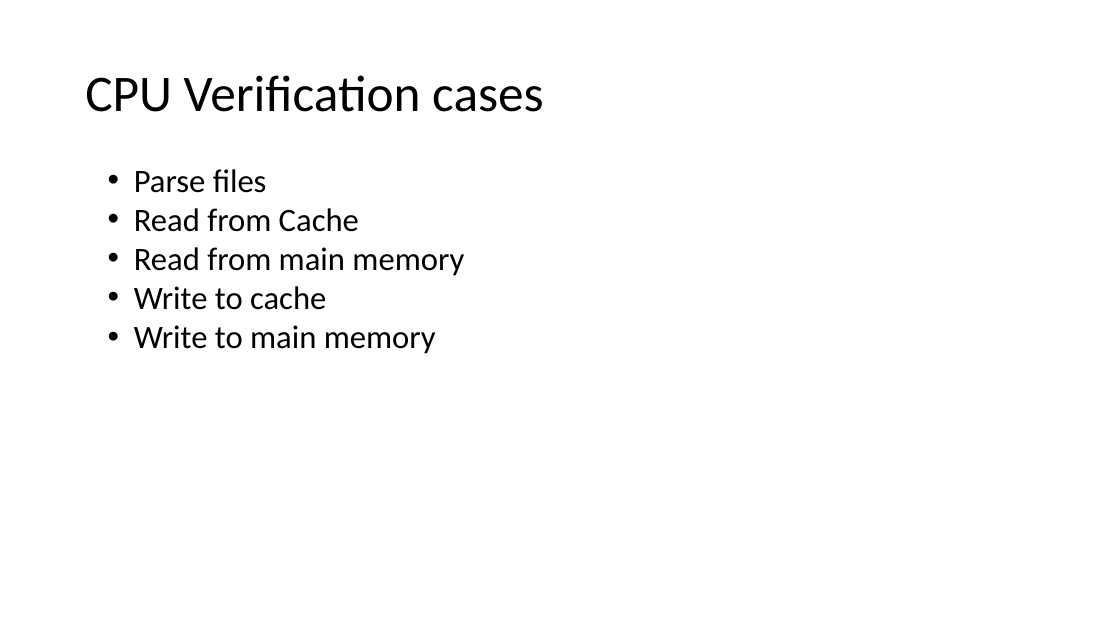
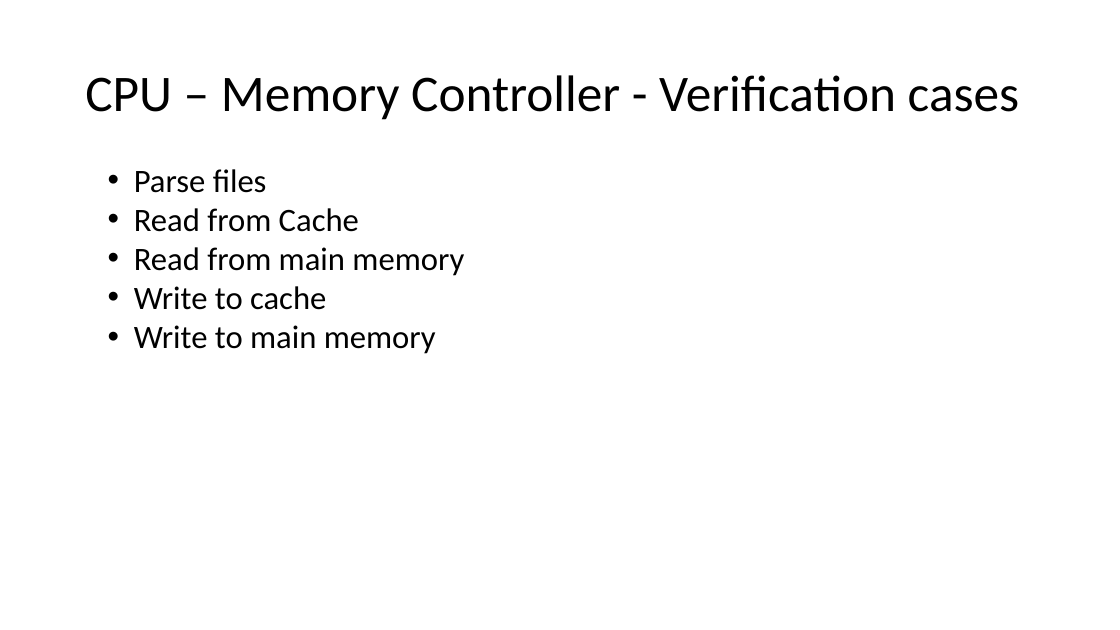
Before and after one commit to md710644/finalarquicompu, a slide deck: slide 22 of Diseno_final_arq.pptx (slide 19 before the commit). Drawn at 1120x630 pixels with LibreOffice and Linux fonts; fonts in the diff are those of the drawing. Boxes give left, top, right and bottom in pixels: in the first picture for what was removed or moved away, otherwise in the second. Text is boxed around its words. In the diff, an @@ line names an element or a change of style, - is before the commit and + after.

```diff
--- a/Diseno_final_arq.pptx
+++ b/Diseno_final_arq.pptx
@@ title at box(85, 75, 1020, 120): text changed @@
-CPU Verification cases
+CPU – Memory Controller - Verification cases
```
Also in this commit, not shown: 7 slides added, 1 slide removed, 11 other files.
